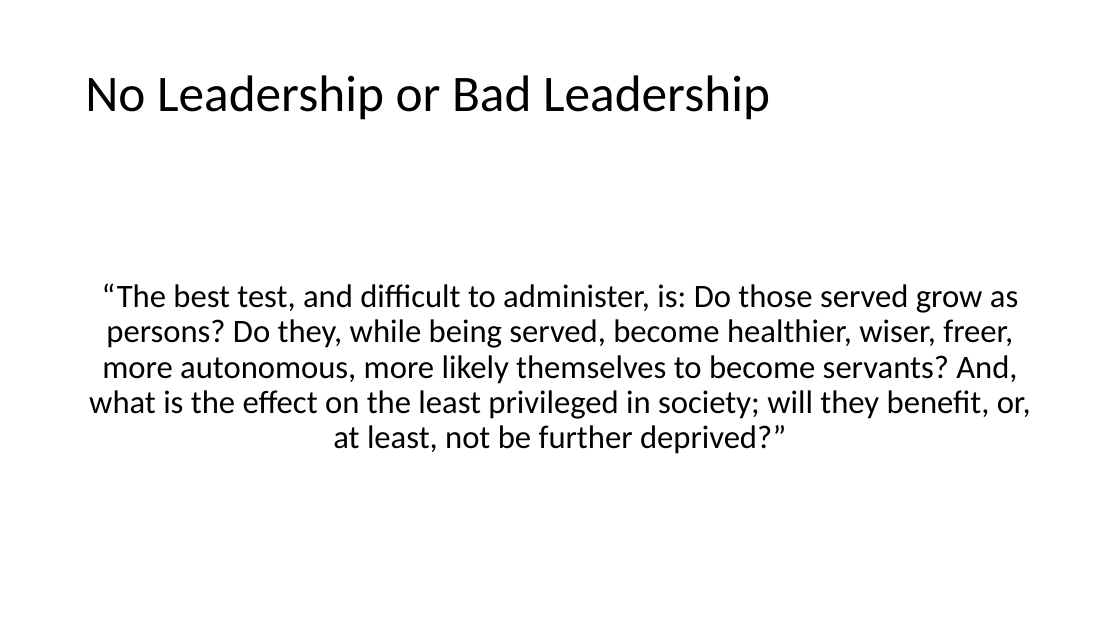
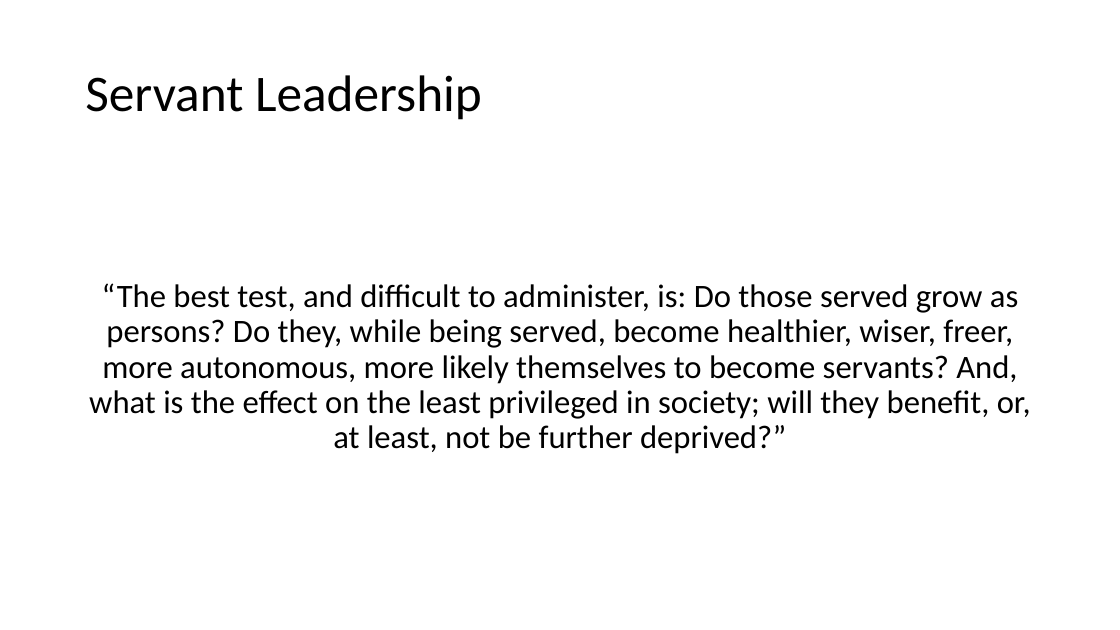
Before and after one commit to jugisahunk/presentations, a slide deck: slide 25 of tortoise-and-hare/tortoise-and-hare.pptx (slide 26 before the commit). Drawn at 1120x630 pixels with LibreOffice and Linux fonts; fonts in the diff are those of the drawing. Boxes give left, top, right and bottom in pixels: in the first picture for what was removed or moved away, otherwise in the second. Text is boxed around its words. In the diff, an @@ line names an element or a change of style, - is before the commit and + after.

```diff
--- a/tortoise-and-hare/tortoise-and-hare.pptx
+++ b/tortoise-and-hare/tortoise-and-hare.pptx
@@ title at <box>85,75,482,120</box>: text changed @@
-No Leadership or Bad Leadership
+Servant Leadership
```
Also in this commit, not shown: 2 other slides changed.
